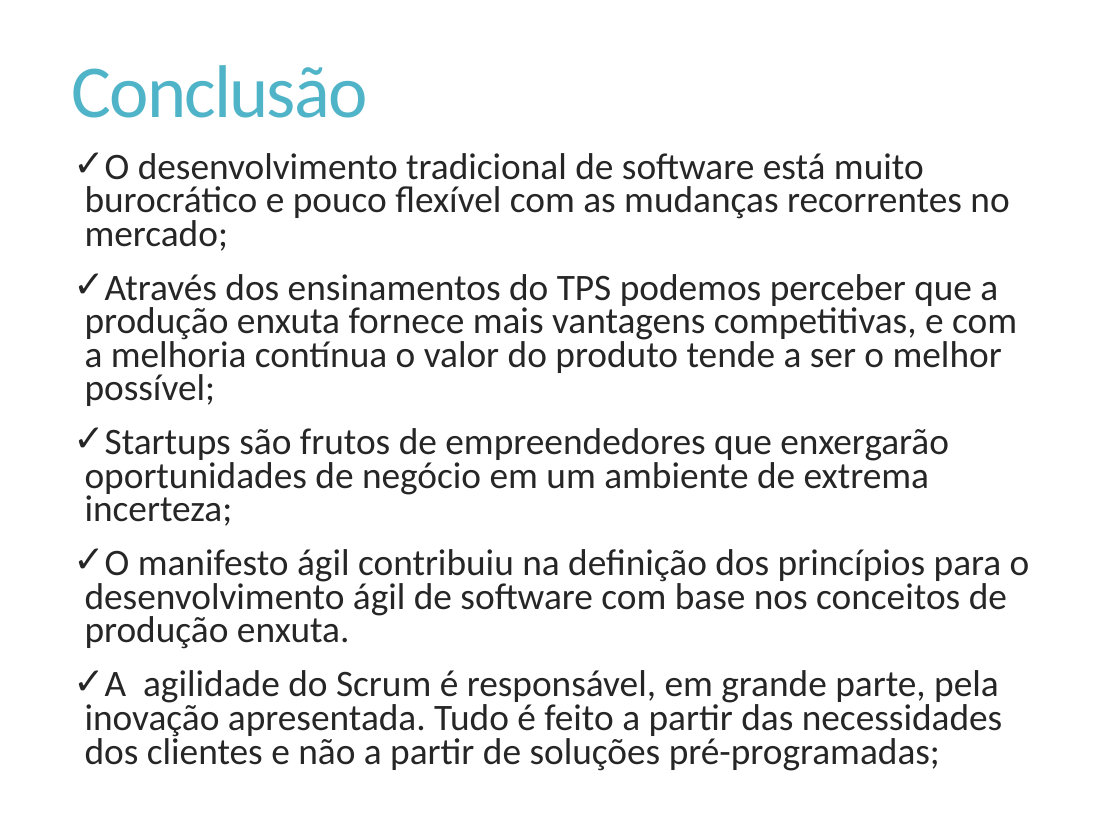
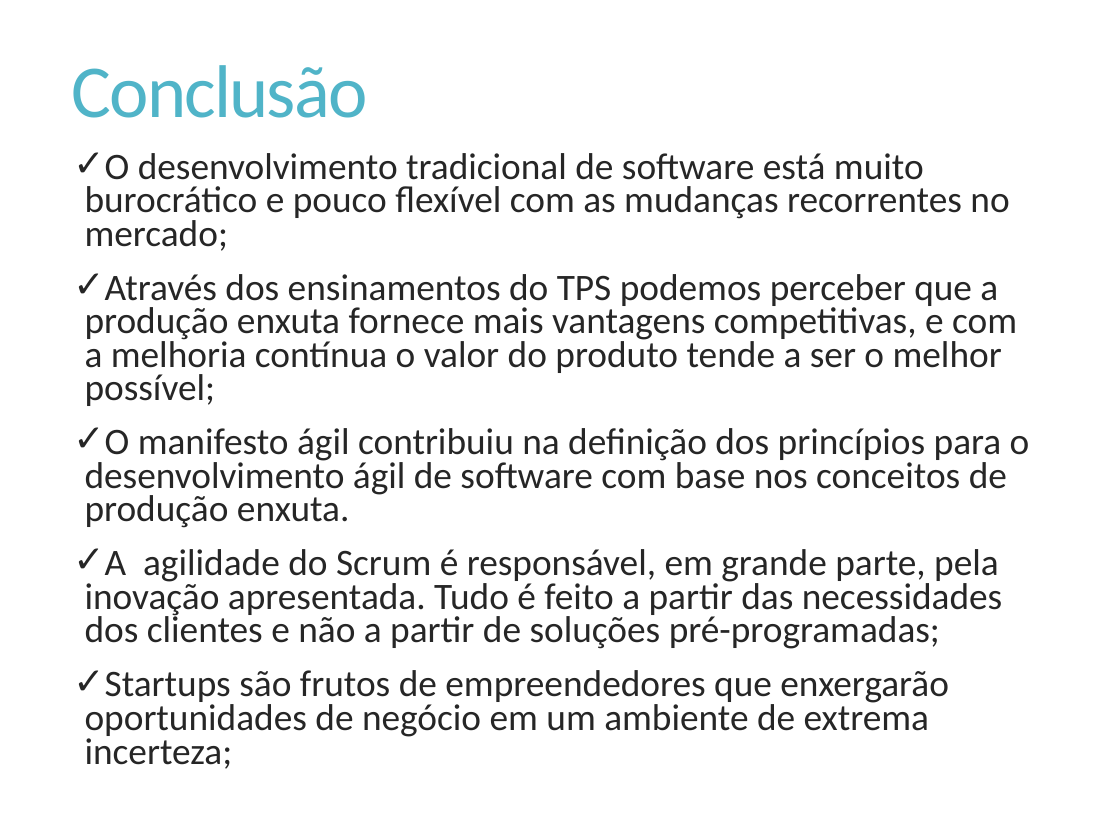
Before and after one commit to Elton-Garbin/TCC-2016, a slide deck: slide 35 of StartIdea/StartIdea.Docs/Apresentacao.pptx (slide 53 before the commit). Drawn at 1120x840 pixels with LibreOffice and Linux fonts; fonts in the diff are those of the drawing. Boxes give left, top, right and bottom in pixels: in the first picture for what was removed or moved away, otherwise in the second. Text is boxed around its words. In the diff, an @@ line names an element or a change of style, - is before the commit and + after.

```diff
--- a/StartIdea/StartIdea.Docs/Apresentacao.pptx
+++ b/StartIdea/StartIdea.Docs/Apresentacao.pptx
@@ text at [85,428,949,526]: paragraph removed @@
-✓ Startups são frutos de empreendedores que enxergarão oportunidades de negócio em um ambiente de extrema incerteza;
@@ text at [85,670,949,769]: paragraph added @@
+✓ Startups são frutos de empreendedores que enxergarão oportunidades de negócio em um ambiente de extrema incerteza;
```
Also in this commit, not shown: 2 other slides changed, 18 slides removed.
